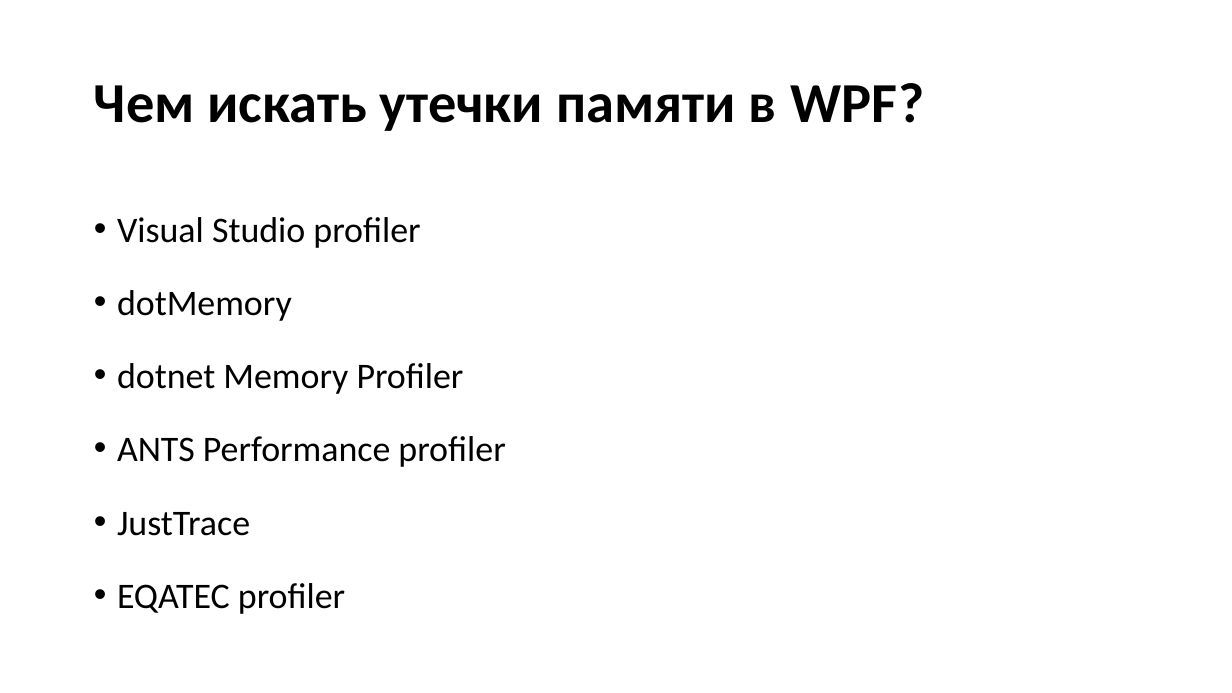
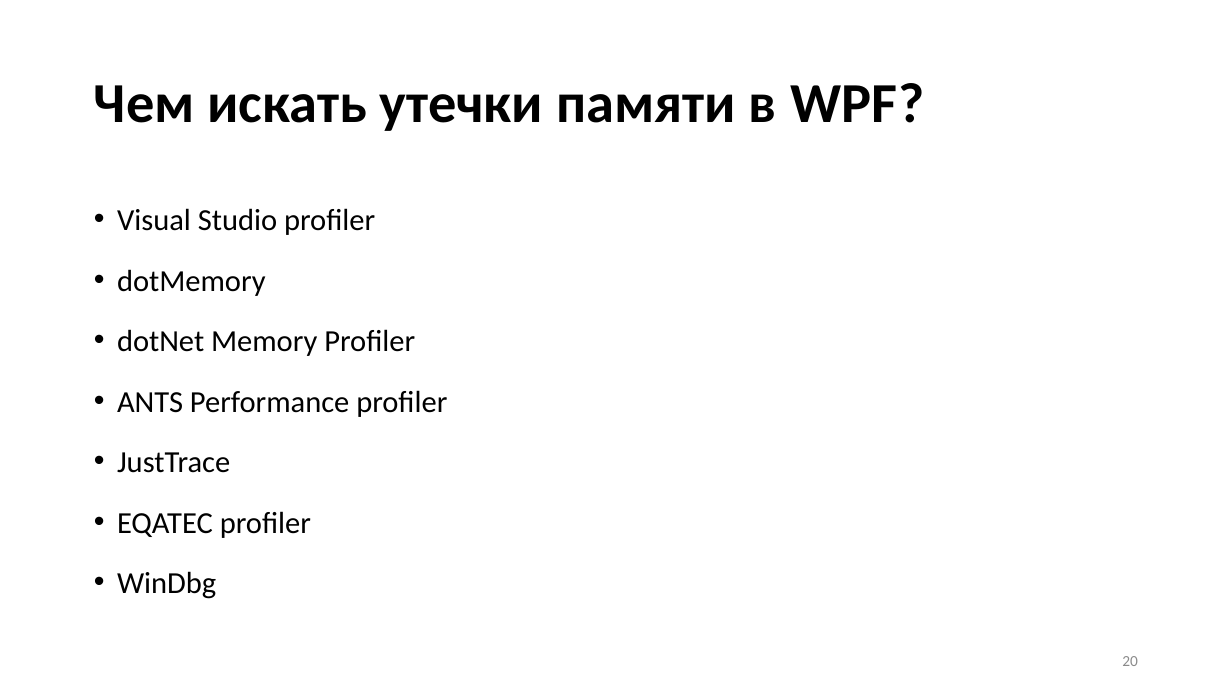
Before and after one commit to Talrandel/MemoryLeak, a slide deck: slide 20 of Утечки памяти.pptx (slide 18 before the commit). Drawn at 1232x693 pixels with LibreOffice and Linux fonts; fonts in the diff are those of the drawing. Boxes give left, top, right and bottom in pixels: in the first picture for what was removed or moved away, otherwise in the second. Text is boxed around its words. In the diff, an @@ line names an element or a change of style, - is before the commit and + after.

```diff
--- a/Утечки памяти.pptx
+++ b/Утечки памяти.pptx
@@ text at <box>117,208,447,538</box>: size 28 to 23.8 pt in "Visual Studio profiler", "dotMemory", "ANTS Performance profiler", "JustTrace" and 1 more places; line spacing 1.4 to 1.3 @@
@@ text at <box>117,329,415,356</box>: text changed; size 28 to 23.8 pt @@
-• dotnet Memory Profiler
+• dotNet Memory Profiler
@@ text at <box>117,571,216,599</box>: paragraph added @@
+• WinDbg
@@ page number added at <box>1122,656,1138,666</box>, 12 pt, text #8C8C8C @@
+20
```
Also in this commit, not shown: 18 other slides changed, 3 slides added, 1 slide removed.
